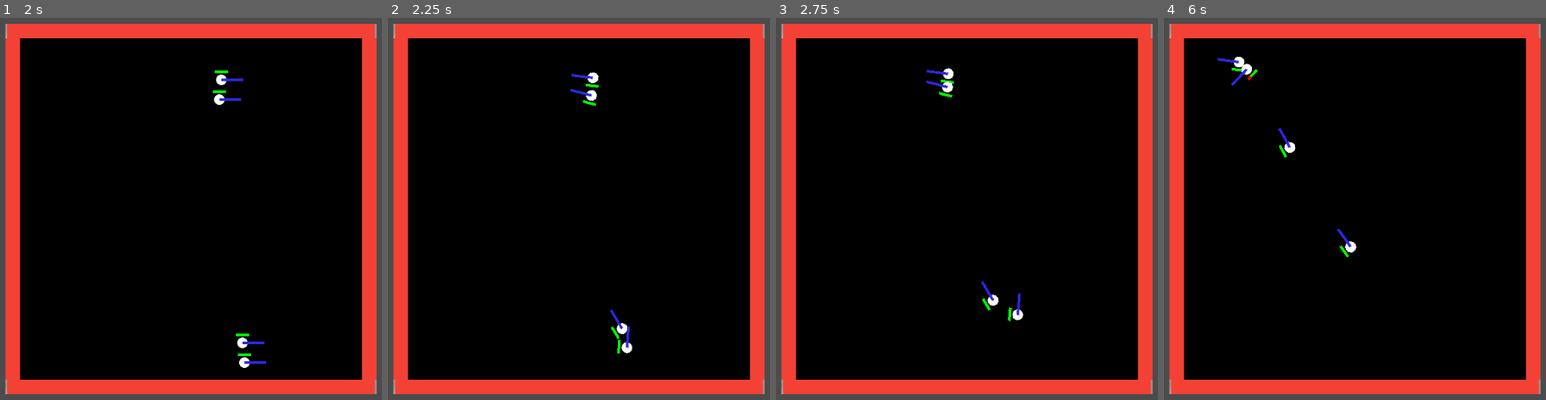
Above: before the commit, frames 1-4 (left to right).
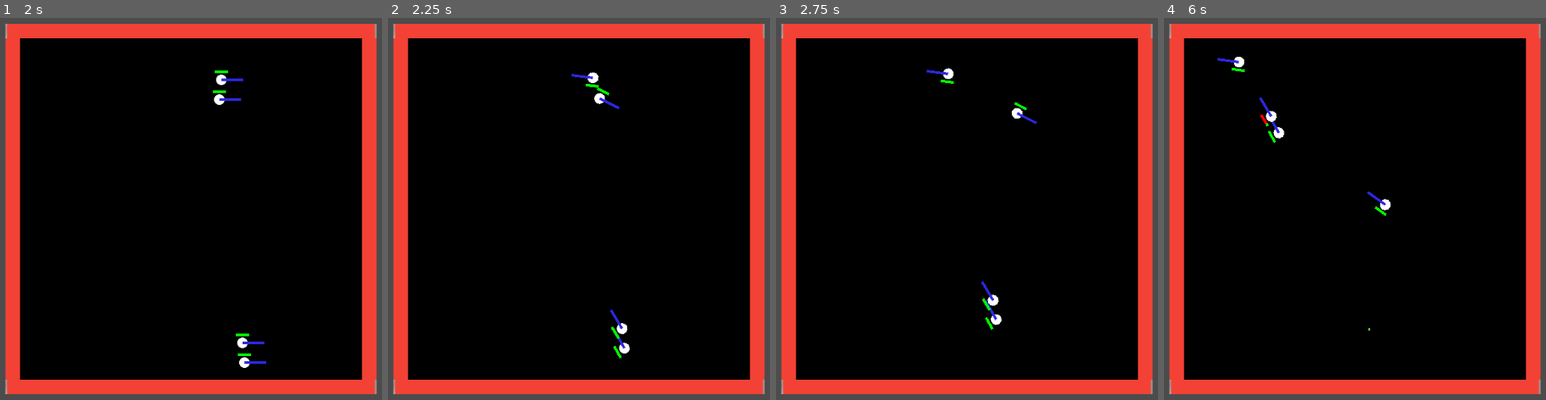
Above: after the commit, the same moments.

Repository: sisipun/CybersportManager
Game: Godot game, scene res://script/ui.tscn
Two runs of this game, one before a commit and one after it. Both use one fixed random seed, a clock stepped at 60 frames per second and the inputs below.
Inputs (mouse positions are in pixels of both pictures, inside the frame that each line leads up to):
- Up to frame 1 (2 s): tap Enter at 0.5 s; click (191, 209) at 0.67 s; tap Space at 1.25 s; move the mouse to (57, 228) at 1.27 s; click (57, 228) at 1.42 s
- Up to frame 2 (2.25 s): move the mouse to (647, 121) at 2.02 s; click (647, 121) at 2.17 s
- Up to frame 3 (2.75 s): no input
- Up to frame 4 (6 s): move the mouse to (1320, 289) at 2.77 s; click (1320, 289) at 2.92 s; move the mouse to (outside the picture) at 3.52 s; click (outside the picture) at 3.67 s; move the mouse to (outside the picture) at 4.27 s; click (outside the picture) at 4.42 s; move the mouse to (1389, 209) at 5.02 s; click (1389, 209) at 5.17 s; move the mouse to (1251, 109) at 5.77 s; click (1251, 109) at 5.92 s

Frame 1 is identical in both runs. In frame 2, 0.4% of the frame differs, in the area x 47-65%, y 18-90%; in frame 3, 0.5%; in frame 4, 0.8%, in the area x 17-60%, y 11-83%.
Error before the commit: Invalid get index '0' (on base: 'Dictionary'). (res://script/tactical_fps/match/map/tactical_fps_map.gd:42)

Commit message:
PlayerController as brain of Player

Diff:
--- a/game/project.godot
+++ b/game/project.godot
@@ -23,6 +23,11 @@
 "class": "BasePlayer",
 "language": "GDScript",
 "path": "res://script/base/match/player/base_player.gd"
+}, {
+"base": "Node",
+"class": "BasePlayerController",
+"language": "GDScript",
+"path": "res://script/base/match/player/base_player_controller.gd"
 }, {
 "base": "RayCast2D",
 "class": "BasePlayerVision",
@@ -89,6 +94,11 @@
 "language": "GDScript",
 "path": "res://script/tactical_fps/match/player/tactical_fps_player.gd"
 }, {
+"base": "BasePlayerController",
+"class": "TacticalFpsPlayerController",
+"language": "GDScript",
+"path": "res://script/tactical_fps/match/player/tactical_fps_player_controller.gd"
+}, {
 "base": "BaseStartingPosition",
 "class": "TacticalFpsStartingPosition",
 "language": "GDScript",
@@ -123,6 +133,7 @@
 "BaseMap": "",
 "BaseMatch": "",
 "BasePlayer": "",
+"BasePlayerController": "",
 "BasePlayerVision": "",
 "BaseStartingPosition": "",
 "BaseTeamController": "",
@@ -136,6 +147,7 @@
 "TacticalFpsMatch": "",
 "TacticalFpsPlantZone": "",
 "TacticalFpsPlayer": "",
+"TacticalFpsPlayerController": "",
 "TacticalFpsStartingPosition": "",
 "TacticalFpsTeam": "",
 "TacticalFpsTeamController": "",
--- a/game/script/base/match/base_match.gd
+++ b/game/script/base/match/base_match.gd
@@ -8,28 +8,39 @@
 
 export (NodePath) onready var map = get_node(map) as BaseMap
 export (PackedScene) var _team_controller_scene: PackedScene = null
-export (PackedScene) var _player_scene: PackedScene = null
+export (PackedScene) var _player_controller_scene: PackedScene = null
 
 var _team_players_count: int = -1
 var _team_controllers: Dictionary = {}
+var _team_players: Dictionary = {}
 var _teams: Array = []
+
+
+func _process(_delta: float) -> void:
+	for controller in _team_controllers.values():
+		controller.process()
 
 
 func init(teams: Array, team_players_count: int) -> void:
 	_teams = teams
 	_team_players_count = team_players_count
 	for team in teams:
-		# Can use BaseTeamController because of circylar dependency
+		# TODO [CD] BaseTeamController
 		var controller: Node = _team_controller_scene.instance()
-		controller.init(team, self)
 		add_child(controller)
 		_team_controllers[team] = controller
+
+		var players: Array = []
+		for i in range(_team_players_count):
+			# TODO [CD] BasePlayerController
+			var player: Node = _player_controller_scene.instance()
+			player.init(team, i, self)
+			players.append(player)
+			controller.add_child(player)
+		_team_players[team] = players
+
+		controller.init(team, players, self)
 
 
 func start() -> void:
 	pass
-
-
-func _process(_delta: float) -> void:
-	for controller in _team_controllers.values():
-		controller.process()
--- a/game/script/base/match/base_match.tscn
+++ b/game/script/base/match/base_match.tscn
@@ -3,12 +3,12 @@
 [ext_resource path="res://script/base/match/map/base_map.tscn" type="PackedScene" id=1]
 [ext_resource path="res://script/base/match/base_match.gd" type="Script" id=2]
 [ext_resource path="res://script/base/match/player/base_team_controller.tscn" type="PackedScene" id=3]
-[ext_resource path="res://script/base/match/player/base_player.tscn" type="PackedScene" id=4]
+[ext_resource path="res://script/base/match/player/base_player_controller.tscn" type="PackedScene" id=4]
 
 [node name="Match" type="Node2D"]
 script = ExtResource( 2 )
 map = NodePath("Map")
 _team_controller_scene = ExtResource( 3 )
-_player_scene = ExtResource( 4 )
+_player_controller_scene = ExtResource( 4 )
 
 [node name="Map" parent="." instance=ExtResource( 1 )]
--- a/game/script/base/match/map/base_map.gd
+++ b/game/script/base/match/map/base_map.gd
@@ -4,39 +4,18 @@
 
 export (NodePath) onready var _navigation = get_node(_navigation) as Navigation2D
 
-var _players: Dictionary = {}
+# TODO [TEST] Remove later
+var _player: BasePlayer = null
 
 
-func add_player(player: BasePlayer) -> void:
-	if not (_players.has(player.team)):
-		_players[player.team] = []
+func spawn_player(player: BasePlayer) -> void:
+	# TODO [TEST] Remove later
+	_player = player
 
-	assert(player.connect("dead", self, "_on_player_dead", [player]) == OK)
-
-	var team_players: Array = _players[player.team]
 	var player_position: Vector2 = get_starting_position(player)
 	player.position = player_position
 	_navigation.add_child(player)
-	team_players.append(player)
 
 
-func get_starting_position(_player: BasePlayer) -> Vector2:
+func get_starting_position(__player: BasePlayer) -> Vector2:
 	return Vector2.ZERO
-
-
-func get_team_players(team: int) -> Array:
-	if team < _players.size():
-		return _players[team]
-	else:
-		return []
-
-
-func clear() -> void:
-	for team_players in _players.values():
-		for player in team_players:
-			player.queue_free()
-	_players.clear()
-
-
-func _on_player_dead(_player: BasePlayer) -> void:
-	pass
--- a/game/script/base/match/player/base_player.gd
+++ b/game/script/base/match/player/base_player.gd
@@ -14,7 +14,7 @@
 export (float) var _max_rotation_speed: float = PI
 
 var team: int = -1
-var player_number: int = -1
+var index: int = -1
 var health: float = 0.0
 
 
@@ -35,9 +35,9 @@
 	rotation = _velocity.angle()
 
 
-func init(_team: int, _player_number: int) -> void:
+func init(_team: int, _index: int) -> void:
 	self.team = _team
-	self.player_number = _player_number
+	self.index = _index
 	self.health = _max_health
 
 
@@ -66,17 +66,16 @@
 	if health <= 0:
 		health = 0
 		emit_signal("dead")
-		queue_free()
 
 	_health_bar.value = health
 
 
-# Can't use BasePlayer type because of circylar dependency
+# TODO [CD] BasePlayer
 func _on_player_detected(player: KinematicBody2D) -> void:
 	if player.team != team:
 		_on_enemy_detected(player)
 
 
-# Can't use BasePlayer type because of circylar dependency
+# TODO [CD] BasePlayer
 func _on_enemy_detected(_enemy: KinematicBody2D) -> void:
 	pass
--- /dev/null
+++ b/game/script/base/match/player/base_player_controller.gd
@@ -0,0 +1,45 @@
+class_name BasePlayerController
+extends Node
+
+
+signal player_dead
+
+
+export (PackedScene) var _player_scene: PackedScene = null
+
+var team: int = -1
+var index: int = -1
+var _player: BasePlayer = null
+var _current_match: BaseMatch = null
+
+
+func init(_team: int, _index: int, current_match: BaseMatch) -> void:
+	self.team = _team
+	self.index = _index
+	self._current_match = current_match
+
+
+func spawn() -> void:
+	if _player != null:
+		despawn()
+
+	_player = _player_scene.instance()
+	_player.init(team, index)
+	assert(_player.connect("dead", self, "_on_player_dead") == OK)
+
+	_current_match.map.spawn_player(_player)
+
+
+func despawn() -> void:
+	if _player != null:
+		_player.queue_free()
+		_player = null
+
+
+func is_dead() -> bool:
+	return _player == null
+
+
+func _on_player_dead() -> void:
+	despawn()
+	emit_signal("player_dead")
--- /dev/null
+++ b/game/script/base/match/player/base_player_controller.tscn
@@ -0,0 +1,8 @@
+[gd_scene load_steps=3 format=2]
+
+[ext_resource path="res://script/base/match/player/base_player_controller.gd" type="Script" id=1]
+[ext_resource path="res://script/base/match/player/base_player.tscn" type="PackedScene" id=2]
+
+[node name="BasePlayerController" type="Node"]
+script = ExtResource( 1 )
+_player_scene = ExtResource( 2 )
--- a/game/script/base/match/player/base_team_controller.gd
+++ b/game/script/base/match/player/base_team_controller.gd
@@ -2,13 +2,20 @@
 extends Node
 
 
+signal team_dead(team)
+
+
 var _team: int = -1
 var _current_match: BaseMatch = null
+var _players: Array = []
 
 
-func init(team: int, current_match: BaseMatch) -> void:
+func init(team: int, players: Array, current_match: BaseMatch) -> void:
 	self._team = team
 	self._current_match = current_match
+	self._players = players
+	for player in _players:
+		assert(player.connect("player_dead", self, "_on_player_dead") == OK)
 
 
 func before_start() -> void:
@@ -17,3 +24,11 @@
 
 func process() -> void:
 	pass
+
+
+func _on_player_dead() -> void:
+	for player in _players:
+		if not player.is_dead():
+			return
+
+	emit_signal("team_dead", _team)
--- a/game/script/base/match/player/base_team_controller.tscn
+++ b/game/script/base/match/player/base_team_controller.tscn
@@ -2,5 +2,5 @@
 
 [ext_resource path="res://script/base/match/player/base_team_controller.gd" type="Script" id=1]
 
-[node name="TeamController" type="Node"]
+[node name="BaseTeamController" type="Node"]
 script = ExtResource( 1 )
--- a/game/script/tactical_fps/match/map/tactical_fps_map.gd
+++ b/game/script/tactical_fps/match/map/tactical_fps_map.gd
@@ -1,8 +1,5 @@
 class_name TacticalFpsMap
 extends BaseMap
-
-
-signal team_dead(team)
 
 
 export (Array, NodePath) var starting_position_nodes: Array = []
@@ -24,23 +21,16 @@
 func get_starting_position(player: BasePlayer) -> Vector2:
 	var starting_position = team_starting_positions[player.team]
 	var radius = starting_position.radius
-	var y: int = (player.player_number + 1) * 10 * ((randi() % 2 ) * 2 - 1)
+	var y: int = (player.index + 1) * 10 * ((randi() % 2 ) * 2 - 1)
 	var x: int = int(sqrt(radius * radius - y * y)) * ((randi() % 2 ) * 2 - 1)
 	var player_offset: Vector2 = Vector2(x, y)
 	return starting_position.position + player_offset
 
 
-func _on_player_dead(player: BasePlayer) -> void:
-	_players[player.team].erase(player)
-	if _players[player.team] == []:
-		emit_signal("team_dead", player.team)
-
-
-# TODO Method for test proposal. Remove later
+# TODO [TEST] Remove later
 func _on_input_event(_viewport: Node, event: InputEvent, _shape_idx: int) -> void:
-	if event is InputEventMouseButton and event.is_pressed():
-		_players[0][0].move_to(event.position)
-
+	if event is InputEventMouseButton and event.is_pressed() and _player != null:
+		_player.move_to(event.position)
 
 
 func _on_body_exited(body: Node) -> void:
--- /dev/null
+++ b/game/script/tactical_fps/match/player/tactical_fps_player_controller.gd
@@ -0,0 +1,7 @@
+class_name TacticalFpsPlayerController
+extends BasePlayerController
+
+
+func set_target(target: Vector2) -> void:
+	if not is_dead():
+		_player.move_to(target)
--- /dev/null
+++ b/game/script/tactical_fps/match/player/tactical_fps_player_controller.tscn
@@ -0,0 +1,9 @@
+[gd_scene load_steps=4 format=2]
+
+[ext_resource path="res://script/base/match/player/base_player_controller.tscn" type="PackedScene" id=1]
+[ext_resource path="res://script/tactical_fps/match/player/tactical_fps_player.tscn" type="PackedScene" id=2]
+[ext_resource path="res://script/tactical_fps/match/player/tactical_fps_player_controller.gd" type="Script" id=3]
+
+[node name="TacticalFpsPlayerController" instance=ExtResource( 1 )]
+script = ExtResource( 3 )
+_player_scene = ExtResource( 2 )
--- a/game/script/tactical_fps/match/player/tactical_fps_team_controller.gd
+++ b/game/script/tactical_fps/match/player/tactical_fps_team_controller.gd
@@ -2,17 +2,13 @@
 extends BaseTeamController
 
 
-var _target_plant_zone: TacticalFpsPlantZone = null
-
-
 func start_round() -> void:
 	var tactical_fps_map: TacticalFpsMap = _current_match.map as TacticalFpsMap
-	_target_plant_zone = tactical_fps_map.plant_zones[randi() % len(tactical_fps_map.plant_zones)]
-	var players: Array = tactical_fps_map.get_team_players(_team)
-	for player in players:
-		var tactical_fps_player: TacticalFpsPlayer = player as TacticalFpsPlayer
-		tactical_fps_player.move_to(_target_plant_zone.global_position)
+	var _target_plant_zone: TacticalFpsPlantZone = tactical_fps_map.plant_zones[randi() % len(tactical_fps_map.plant_zones)]
+	for player in _players:
+		var tactical_fps_player: TacticalFpsPlayerController = player as TacticalFpsPlayerController
+		tactical_fps_player.set_target(_target_plant_zone.global_position)
 
 
 func end_round() -> void:
-	_target_plant_zone = null
+	pass
--- a/game/script/tactical_fps/match/tactical_fps_match.gd
+++ b/game/script/tactical_fps/match/tactical_fps_match.gd
@@ -53,7 +53,7 @@
 	.init(teams, team_players_count)
 	for team in teams:
 		_score[team] = 0
-	map.connect("team_dead", self, "_on_team_dead")
+		_team_controllers[team].connect("team_dead", self, "_on_team_dead")
 
 
 func start() -> void:
@@ -63,10 +63,8 @@
 
 func start_round() -> void:
 	for team in _teams:
-		for i in range(_team_players_count):
-			var player: BasePlayer = _player_scene.instance()
-			player.init(team, i)
-			map.add_player(player)
+		for player in _team_players[team]:
+			player.spawn()
 	for controller in _team_controllers.values():
 		controller.start_round()
 	_round_timer.start()
@@ -98,7 +96,9 @@
 
 
 func _on_end_round_timer_timeout() -> void:
-	map.clear()
+	for team in _teams:
+		for player in _team_players[team]:
+			player.despawn()
 	_state = State.ROUND_STARTING
 	_start_round_timer.start()
 
--- a/game/script/tactical_fps/match/tactical_fps_match.tscn
+++ b/game/script/tactical_fps/match/tactical_fps_match.tscn
@@ -1,6 +1,6 @@
 [gd_scene load_steps=5 format=2]
 
-[ext_resource path="res://script/tactical_fps/match/player/tactical_fps_player.tscn" type="PackedScene" id=1]
+[ext_resource path="res://script/tactical_fps/match/player/tactical_fps_player_controller.tscn" type="PackedScene" id=1]
 [ext_resource path="res://script/tactical_fps/match/map/instance/tactical_fps_map_simple.tscn" type="PackedScene" id=2]
 [ext_resource path="res://script/tactical_fps/match/player/tactical_fps_team_controller.tscn" type="PackedScene" id=3]
 [ext_resource path="res://script/tactical_fps/match/tactical_fps_match.gd" type="Script" id=4]
@@ -9,7 +9,7 @@
 script = ExtResource( 4 )
 map = NodePath("Map")
 _team_controller_scene = ExtResource( 3 )
-_player_scene = ExtResource( 1 )
+_player_controller_scene = ExtResource( 1 )
 _round_timer = NodePath("RoundTimer")
 _bomb_timer = NodePath("BombTimer")
 _start_round_timer = NodePath("StartRoundTimer")
